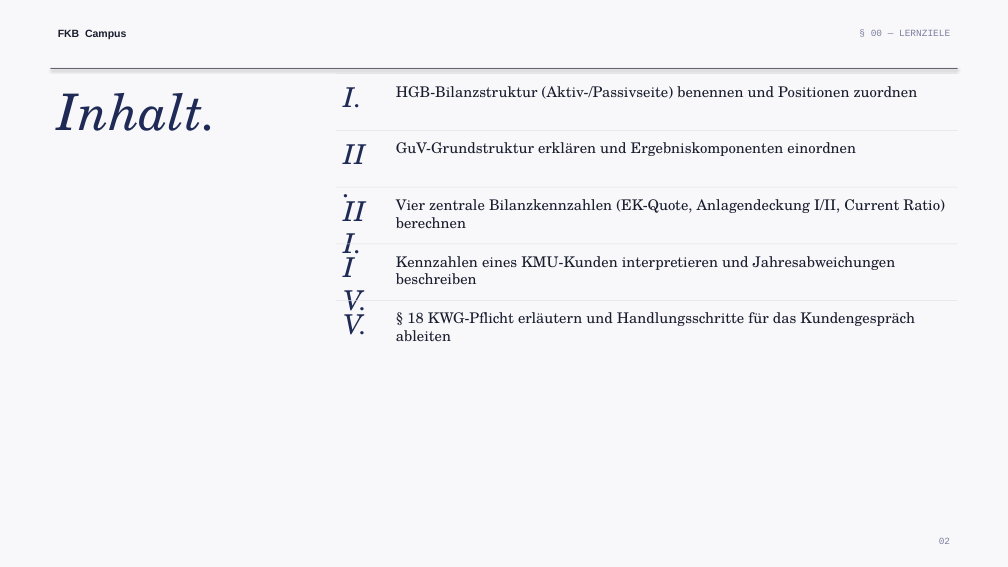
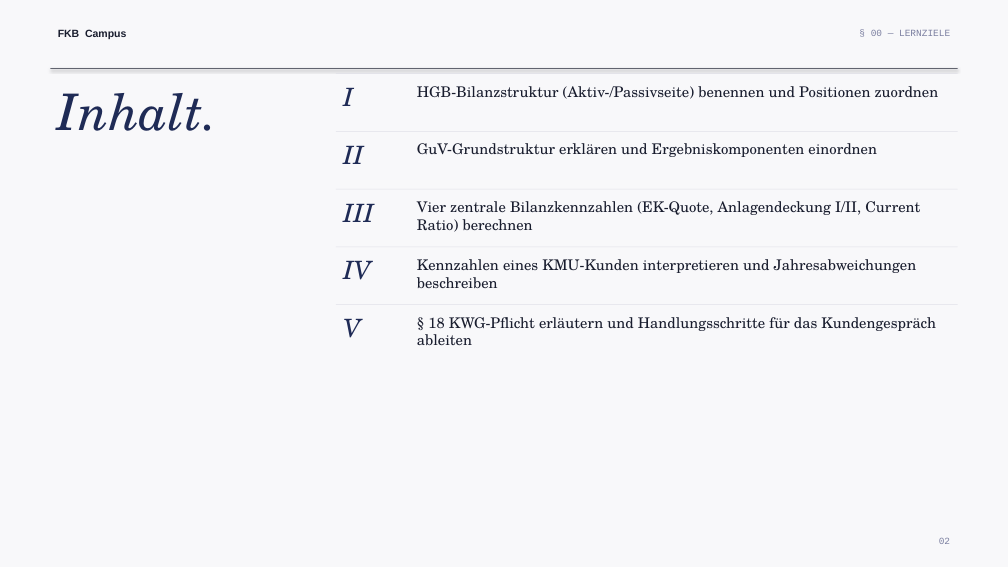
Before and after one commit to ck5rqc47pr-byte/firmenkundenakademie-online, a slide deck: slide 2 of public/downloads/praesentation/M01.pptx. Drawn at 1008x567 pixels with LibreOffice and Linux fonts; fonts in the diff are those of the drawing. Boxes give left, top, right and bottom in pixels: in the first picture for what was removed or moved away, otherwise in the second. Text is boxed around its words. In the diff, an @@ line names an element or a change of style, - is before the commit and + after.

```diff
--- a/public/downloads/praesentation/M01.pptx
+++ b/public/downloads/praesentation/M01.pptx
@@ text at box(343, 87, 353, 106): text changed; size 26 to 24 pt @@
-I.
+I
@@ text "HGB-Bilanzstruktur (Aktiv-/Passivseite) benennen und Positio ...": place and size @@
-text "HGB-Bilanzstruktur (Aktiv-/Passivseite) benennen und Positio ..." at box(396, 86, 918, 99)
+text "HGB-Bilanzstruktur (Aktiv-/Passivseite) benennen und Positio ..." at box(417, 86, 939, 99)
@@ text at box(343, 145, 363, 164): text changed; size 26 to 24 pt @@
-II.
+II
@@ text "GuV-Grundstruktur erklären und Ergebniskomponenten einordnen": place and size @@
-text "GuV-Grundstruktur erklären und Ergebniskomponenten einordnen" at box(396, 142, 856, 156)
+text "GuV-Grundstruktur erklären und Ergebniskomponenten einordnen" at box(417, 143, 877, 157)
@@ text at box(343, 203, 374, 222): text changed; size 26 to 24 pt @@
-III.
+III
@@ text "Vier zentrale Bilanzkennzahlen (EK-Quote, Anlagendeckung ..." rewrapped from box(396, 199, 945, 229) to box(417, 201, 920, 232) @@
@@ rectangle: place and size @@
-rectangle at box(336, 243, 957, 244)
+rectangle at box(336, 247, 957, 247)
@@ text at box(343, 260, 371, 280): text changed; size 26 to 24 pt @@
-IV.
+IV
@@ text "Kennzahlen eines KMU-Kunden interpretieren und ...": place and size @@
-text "Kennzahlen eines KMU-Kunden interpretieren und ..." at box(396, 256, 896, 284)
+text "Kennzahlen eines KMU-Kunden interpretieren und ..." at box(417, 259, 917, 288)
@@ rectangle: place and size @@
-rectangle at box(336, 300, 957, 301)
+rectangle at box(336, 305, 957, 306)
@@ text at box(343, 318, 361, 338): text changed; size 26 to 24 pt @@
-V.
+V
@@ text "§ 18 KWG-Pflicht erläutern und ...": place and size @@
-text "§ 18 KWG-Pflicht erläutern und ..." at box(396, 312, 915, 342)
+text "§ 18 KWG-Pflicht erläutern und ..." at box(417, 317, 936, 346)
```
Also in this commit, not shown: 7 other slides changed, 21 other files.
